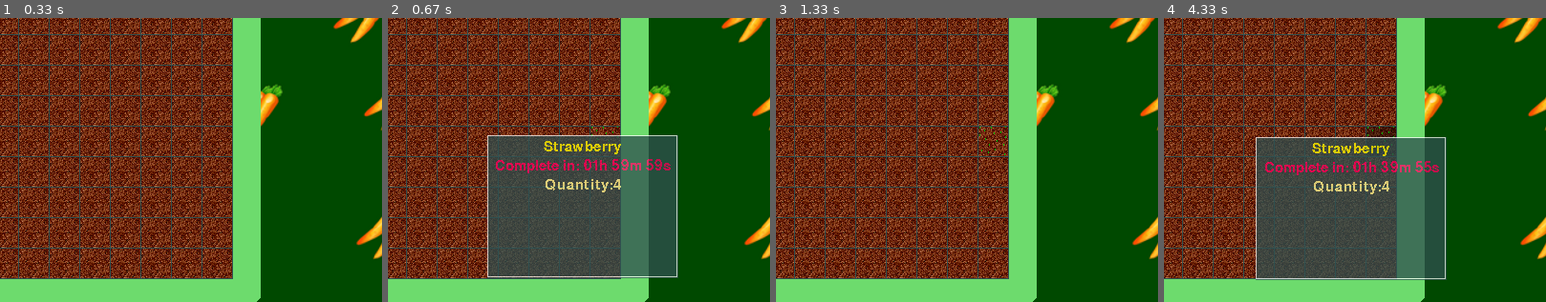
Above: before the commit, frames 1-4 (left to right).
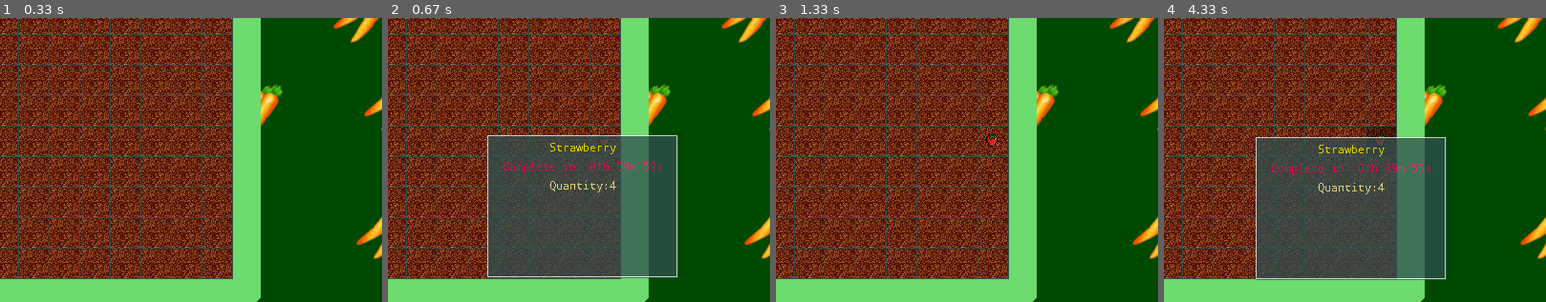
Above: after the commit, the same moments.

Repository: orneo1212/PythonFarmGame
Game: pygame game, started from pyFarmGame.py
Same seed, same stepped clock (60 frames per second), same inputs: the game is played once before the commit and once after it. The source is Python 2; it was converted automatically to run under Python 3.
Inputs (mouse positions are % of the whole screen's width and height, from its top left):
- Up to frame 1 (0.33 s): no input
- Up to frame 2 (0.67 s): click (82, 47) at 0.42 s
- Up to frame 3 (1.33 s): click (50, 56) at 0.77 s
- Up to frame 4 (4.33 s): click (4, 5) at 2.1 s; click (17, 5) at 3.43 s; click (81, 47) at 4.27 s
The pictures show only the part of the screen within x 44-94%, y 26-76%; the shares and areas given below are measured in that part.

Frame 1 is identical in both runs. In frame 2, 1.5% of the frame differs, in the area x 28-74%, y 38-62%; in frame 3, 0.1%; in frame 4, 1.4%.

Commit message:
external fonts added. fixed imageloader

Diff:
--- a/farmlib/imageloader.py
+++ b/farmlib/imageloader.py
@@ -6,6 +6,9 @@
         self.config=imagesdict
         self.loaded={}
         self.empty=pygame.Surface((64, 32))
+
+    def __getitem__(self, name):
+        return self.loadimage(name)
 
     def loadimages(self):
         """Load all images"""
--- a/pyFarmGame.py
+++ b/pyFarmGame.py
@@ -38,14 +38,13 @@
         self.currentseed=0
 
         pygame.display.set_caption("PyFarmGame")
-        pygame.init()
 
         self.running=True
         self.farmoffset=(212,50)
         self.inventoryoffset=(10,120)
         self.inventorysize=(5,5)
 
-        self.notifyfont=pygame.font.Font(None,22)
+        self.notifyfont=pygame.font.Font("droidsansmono.ttf",12)
 
     def update(self):
         """Update farm"""
@@ -88,7 +87,9 @@
             #there no seed under mouse
             else:
                 if self.currenttool=='plant' and pos:
-                    self.farm.plant(pos[0], pos[1], self.create_new_seed_by_id(self.currentseed))
+                    self.farm.plant(pos[0], pos[1],
+                        self.create_new_seed_by_id(self.currentseed)
+                        )
 
             #events for inventory
             index=self.get_index_inventory_under_mouse()
@@ -132,11 +133,11 @@
                 seed=farmtile['seed']
                 if seed:
                     if not seed.to_harvest:
-                        screen.blit(self.images.loadimage('seed'),
+                        screen.blit(self.images['seed'+str(seed.id)],
                             (posx, posy))
                     else:
                         screen.blit(
-                            self.images.loadimage('seed'+str(seed.id)),
+                            self.images['seed'+str(seed.id)],
                             (posx, posy)
                             )
 
@@ -215,17 +216,20 @@
         pygame.draw.rect(img, (255,255,255),(0, 0, sizex-1,sizey-1),1)
 
         #name
-        text=self.notifyfont.render(underseed.name, 0, (255,255,0),(255,0,255))
+        text=""+underseed.name+""
+        text=self.notifyfont.render(text, 0, (255,255,0),(255,0,255))
         text.set_colorkey((255,0,255))
         img.blit(text, (sizex/2-text.get_size()[0]/2, 5))
 
         #remaining time
-        text=self.notifyfont.render("Complete in: "+underseed.remainstring, 0, (255,0,100),(255,0,255))
+        text="Complete in: "+underseed.remainstring
+        text=self.notifyfont.render(text, 0, (255,0,100),(255,0,255))
         text.set_colorkey((255,0,255))
         img.blit(text, (sizex/2-text.get_size()[0]/2, 25))
 
         #Quentity
-        text=self.notifyfont.render("Quantity:"+str(underseed.growquantity), 0, (255,255,150),(255,0,255))
+        text="Quantity:"+str(underseed.growquantity)
+        text=self.notifyfont.render(text, 0, (255,255,150),(255,0,255))
         text.set_colorkey((255,0,255))
         img.blit(text, (sizex/2-text.get_size()[0]/2, 45))
 
Binary file added: droidsansmono.ttf
